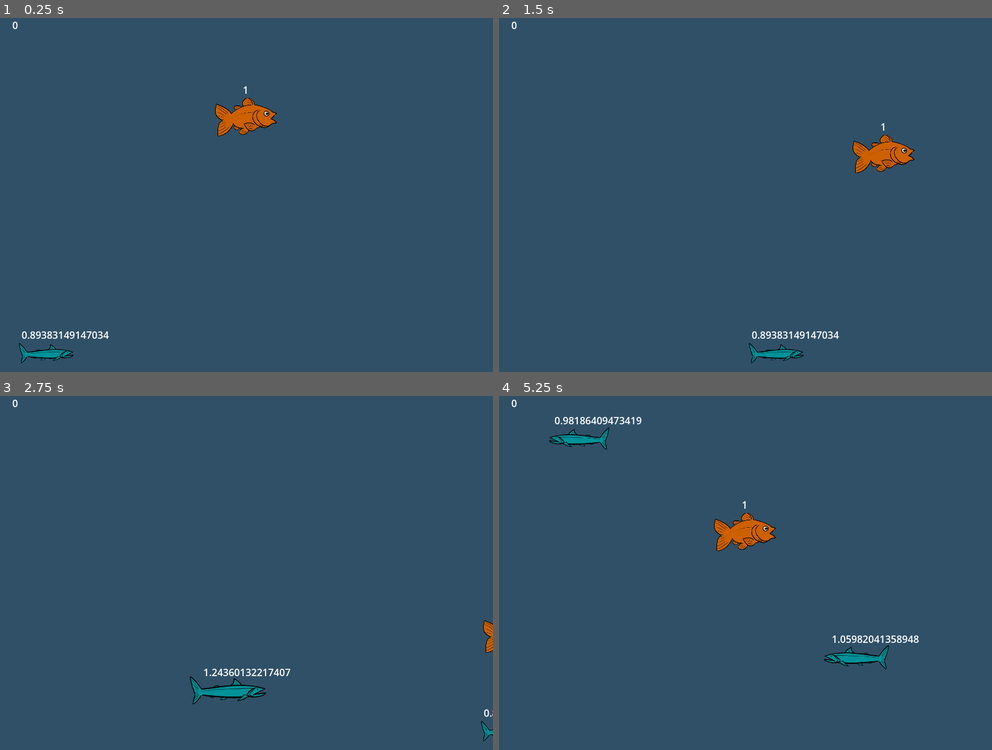
Above: before the commit, frames 1-4 (two rows, left to right).
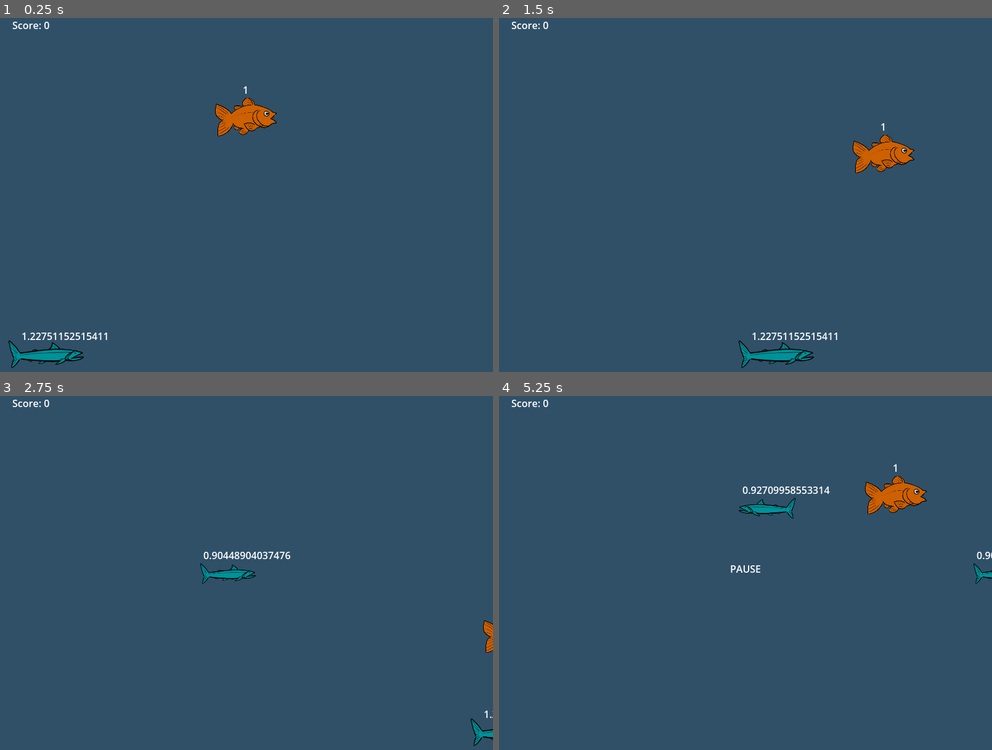
Above: after the commit, the same moments.

Repository: CatNine9/FishGame
Game: Godot game, scene res://Levels/Main.tscn
The game is run twice, just before and just after one commit, with the same random seed, the same clock (stepped at 60 frames per second) and the same inputs.
Inputs:
- Up to frame 1 (0.25 s): no input
- Up to frame 2 (1.5 s): hold Right (ui_right) 0.53-1.28 s; hold Down (ui_down) from 1.28 s (still down)
- Up to frame 3 (2.75 s): release Down (ui_down) at 2.03 s; hold Right (ui_right) from 2.03 s (still down)
- Up to frame 4 (5.25 s): release Right (ui_right) at 2.78 s; hold Up (ui_up) 2.78-3.53 s; hold Left (ui_left) 3.53-5.03 s; tap P (Pause, bound only after the commit) at 4.15 s; hold Down (ui_down) from 5.03 s (still down)

The runs differ from the first frame. In frame 1, 0.8% of the frame differs, in the area x 1-23%, y 1-99%; in frame 2, 0.8%; in frame 3, 1.5%; in frame 4, 3.5%, in the area x 2-100%, y 1-78%.

Commit message:
Added pausing using P, with a pause label.

Diff:
--- a/FishGame/GlobalVariables.gd
+++ /dev/null
@@ -1,7 +0,0 @@
-extends Node
-
-
-var score = 0
-
-
-signal score_incremented
--- a/FishGame/GlobalVariables.tscn
+++ /dev/null
@@ -1,6 +0,0 @@
-[gd_scene load_steps=2 format=3 uid="uid://bqq8k665sq7j5"]
-
-[ext_resource type="Script" path="res://GlobalVariables.gd" id="1_n2pr7"]
-
-[node name="GlobalVariables" type="Node"]
-script = ExtResource("1_n2pr7")
--- a/FishGame/Levels/Main.gd
+++ b/FishGame/Levels/Main.gd
@@ -12,16 +12,16 @@
 var number_of_child_nodes = null
 var enemies = []
 var score = 0
-
-
-signal score_incremented
+var score_format = "Score: %d"
+var score_string = score_format % [score]
 
 
 
 func _ready():
 	spawn_enemy()
 	enemy_spawn_delay.start()
-	score_label.text = str(score)
+
+	score_label.text = score_string
 
 
 
@@ -51,4 +51,6 @@
 
 func increment_score():
 	score += 1
-	score_label.text = str(score)
+	print("Score: ", score)
+	score_string = score_format % [score]
+	score_label.text = score_string
--- a/FishGame/Levels/Main.tscn
+++ b/FishGame/Levels/Main.tscn
@@ -1,9 +1,10 @@
-[gd_scene load_steps=3 format=3 uid="uid://bfg7ame4n0wbj"]
+[gd_scene load_steps=4 format=3 uid="uid://bfg7ame4n0wbj"]
 
 [ext_resource type="PackedScene" uid="uid://rffmu5nc3g5s" path="res://Fish/Player.tscn" id="1_cvetj"]
 [ext_resource type="Script" path="res://Levels/Main.gd" id="1_x3kem"]
+[ext_resource type="Script" path="res://Levels/PauseLabel.gd" id="3_ymtrg"]
 
-[node name="Level" type="Node"]
+[node name="Main" type="Node"]
 script = ExtResource("1_x3kem")
 
 [node name="Player" parent="." instance=ExtResource("1_cvetj")]
@@ -15,8 +16,34 @@
 [node name="ScoreLabel" type="Label" parent="."]
 offset_left = 20.0
 offset_top = 20.0
-offset_right = 60.0
-offset_bottom = 43.0
+offset_right = 63.0
+offset_bottom = 46.0
 text = "Score"
 
+[node name="Control" type="Control" parent="."]
+layout_mode = 3
+anchors_preset = 15
+anchor_right = 1.0
+anchor_bottom = 1.0
+grow_horizontal = 2
+grow_vertical = 2
+
+[node name="PauseLabel" type="Label" parent="Control"]
+process_mode = 3
+visible = false
+layout_mode = 1
+anchors_preset = 8
+anchor_left = 0.5
+anchor_top = 0.5
+anchor_right = 0.5
+anchor_bottom = 0.5
+offset_left = -20.0
+offset_top = -11.5
+offset_right = 20.0
+offset_bottom = 11.5
+grow_horizontal = 2
+grow_vertical = 2
+text = "PAUSE"
+script = ExtResource("3_ymtrg")
+
 [connection signal="timeout" from="EnemySpawnDelay" to="." method="_on_enemy_spawn_delay_timeout"]
--- /dev/null
+++ b/FishGame/Levels/PauseLabel.gd
@@ -0,0 +1,18 @@
+extends Label
+
+
+func _input(event):
+	if event.is_action_released("Pause"):
+		print("Input detected")
+		toggle_pause()
+
+func toggle_pause():
+	if get_parent().get_parent().get_tree().paused == false:
+		print("Isn't paused. Pausing...")
+		get_parent().get_parent().get_tree().paused = true
+		visible = true
+	else:
+		print("Is paused. Unpausing...")
+		get_parent().get_parent().get_tree().paused = false
+		visible = false
+		print("The script got past visible = false.")
--- a/FishGame/project.godot
+++ b/FishGame/project.godot
@@ -14,10 +14,6 @@
 run/main_scene="res://Levels/Main.tscn"
 config/features=PackedStringArray("4.0", "GL Compatibility")
 config/icon="res://icon.svg"
-
-[autoload]
-
-GlobalVariables="*res://GlobalVariables.gd"
 
 [display]
 
@@ -55,6 +51,11 @@
 , Object(InputEventKey,"resource_local_to_scene":false,"resource_name":"","device":-1,"window_id":0,"alt_pressed":false,"shift_pressed":false,"ctrl_pressed":false,"meta_pressed":false,"pressed":false,"keycode":0,"physical_keycode":83,"key_label":0,"unicode":115,"echo":false,"script":null)
 ]
 }
+Pause={
+"deadzone": 0.5,
+"events": [Object(InputEventKey,"resource_local_to_scene":false,"resource_name":"","device":-1,"window_id":0,"alt_pressed":false,"shift_pressed":false,"ctrl_pressed":false,"meta_pressed":false,"pressed":false,"keycode":0,"physical_keycode":80,"key_label":0,"unicode":112,"echo":false,"script":null)
+]
+}
 
 [layer_names]
 
Empty file added: FishGame/Levels/Level.gd
